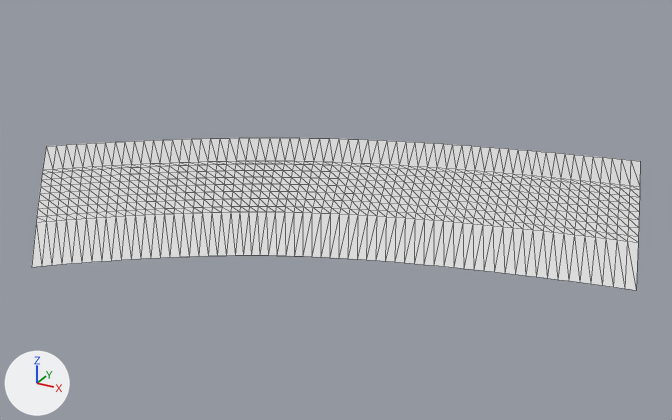
The glTF model public/assets/gen4/models/track-27.glb: old version first, new version second.
Rendered twice from a 50 mm lens placed at (199.0, -449.5, 40.5), pointed at (155.7, -370.7, 1.1). The axes (+X, +Y, +Z) are drawn at lower left. The lights are the same throughout. The first picture is the older version. Mesh edges are drawn as thin lines. Vertices at exactly the same position are counted once.

The first picture shows 'track-27'.
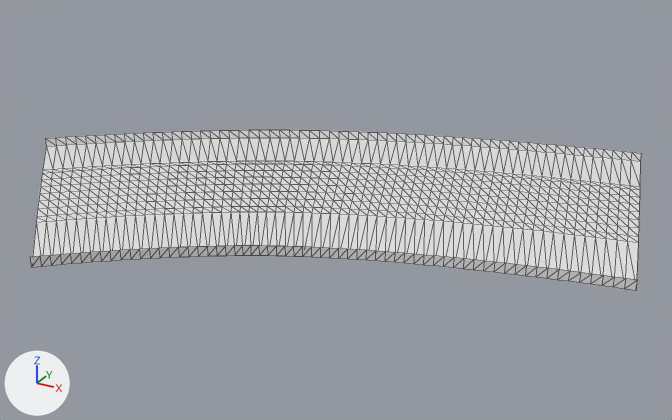
Changed parts and their boxes (x1, y1, x2, y2) in the pictures (672 x 420 px):
'track-27', reshaped: before (32, 138, 640, 290); after (30, 130, 641, 290)
part 1 of me_track_27, added: after (30, 130, 641, 290)

Diff of the bpy script that builds the scene:
```diff
--- a/public/assets/gen4/models/track-27.glb.py
+++ b/public/assets/gen4/models/track-27.glb.py
@@ me_track_27 @@
 # used by ob_track_27; location = (0.0, 0.0, 0.0)
-me_track_27.from_pydata(...)  # 693 vertices, 1240 faces; spans x 118.3..187.7, y -398.1..-344.2, z 2.4..3.2
+me_track_27.from_pydata(...)  # 819 vertices, 1488 faces; spans x 118.3..187.7, y -398.1..-344.2, z 2.4..3.8
+# me_track_27 part 1
+# 126 new vertices lie (0.0, 0.0, 1.0) away from vertices in x 118.3..187.7, y -398.1..-344.2, z 2.4..2.8
+# 248 new faces join them
```
